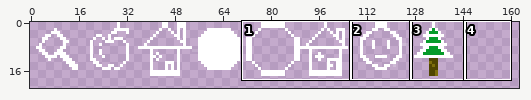
One commit to this sprite sheet: TownSimulator-android/assets/data/imgs.png. Above: a wide view before the commit, with the close-up outlined.
Close-up. Earlier state:
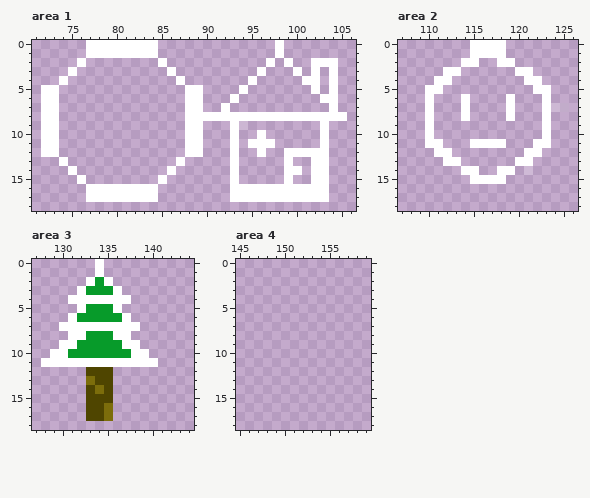
The file is 256x32 pixels. Pixels under 10% opacity are left out. Colours within 5 levels of each other are drawn and written as one. Shown: area 1: x 71..106, y 0..18; area 2: x 107..126, y 0..18; area 3: x 127..144, y 0..18; area 4: x 145..159, y 0..18. The wide view leaves out empty margins.
The result:
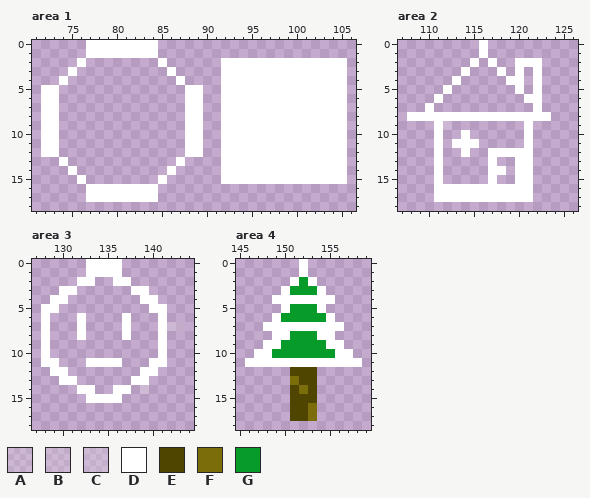
Palette (. is transparent): A #ffffff23  B #ffffff29  C #ffffff30  D #ffffff  E #4f4500  F #7c6d0b  G #079b2a
The edit:
Changed rows in their new state; - is an unchanged pixel.
Area 1:
first column x 90:
 0 --------.-------
 1 --------.-------
 2 --DDDDD-D-DD---D
 3 --DDDD-DDD-D-D-D
 4 --DDD-DDDDD--D-D
 5 --DD-DDDDDDD-D-D
 6 --D-DDDDDDDDD--D
 7 ---DDDDDDDDDDD-D
 8 ..--------------
 9 --D-DDDDDDDDD-DD
10 --D-DD-DDDDDD-DD
11 --D-D---DDDDD-DD
12 --D-DD-DD-----DD
13 --D-DDDDD-DD--DD
14 --D-DDDDD--D--DD
15 --D-DDDDD-DD--DD
16 ---...........--
17 ---...........--
Area 2:
first column x 108:
 0 -------.-..-------
 1 -------.-..-------
 2 ------.--D..DDD---
 3 ----..D---D--.D---
 4 ---..D-----DD.----
 5 --..D-------D--.--
 6 --.D--.----.-DD.--
 7 ------.----.--D...
 8 DD-DDD-DDDD-DDD---
 9 --.DA--------D-.--
10 --.D--D------D-.--
11 --.--DD-...--D..--
12 ----.-D--DDDD-.---
13 ---D..---D--------
14 ---D--..-D-.DD----
15 ---D---..-.-DD----
16 ---DDDDDDDDDDD----
17 ---DDDDDDDDDDD----
Area 3:
first column x 128:
 0 -----D-DD-------
 1 -----D-DD-------
 2 ----D-..DD------
 3 --DD.....-DD----
 4 -DD.......-DD---
 5 DD--.....---DD--
 6 D--.D....----D--
 7 D-..-....-.--DBB
 8 D--.-....----D--
 9 D-.........--D--
10 D...........-D--
11 --...----...-D--
12 -DD--...---DD---
13 --DD-...--DD----
14 ----DD..DD-C----
15 -----DDDD-------
16 -----...--------
17 -----...--------
Area 4:
first column x 146:
 0 ------D------
 1 ------D------
 2 -----DGD-----
 3 ----DGGGD----
 4 ---DDDDDDD---
 5 ----DGGGD----
 6 ---DGGGGGD---
 7 --DDDDDDDDD--
 8 ---DDGGGDD---
 9 --DDGGGGGDD--
10 -DDGGGGGGGDD-
11 DDDDDDDDDDDDD
12 -----EEE-----
13 -----FEE-----
14 -----EFE-----
15 -----EEE-----
16 -----EEF-----
17 -----EEF-----
